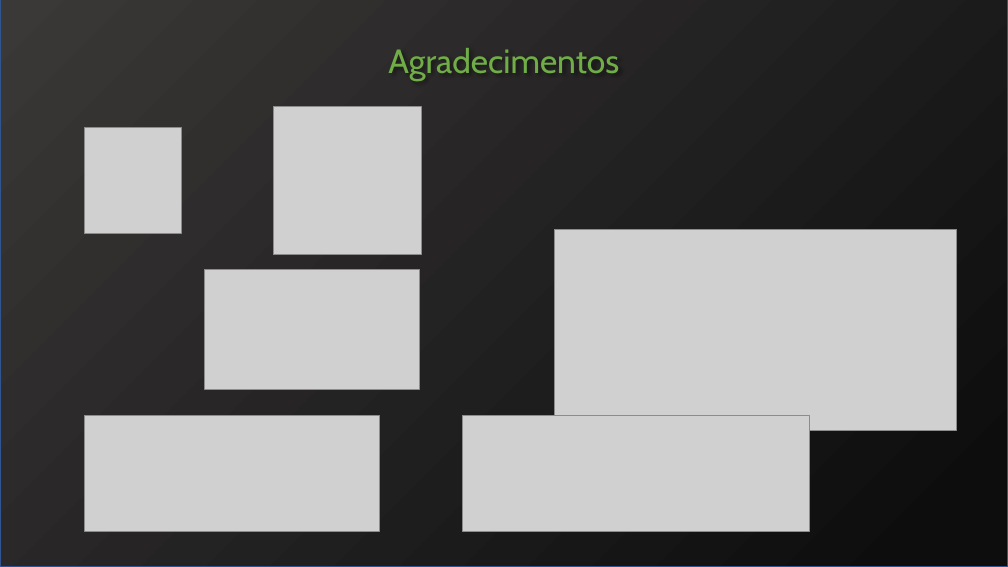
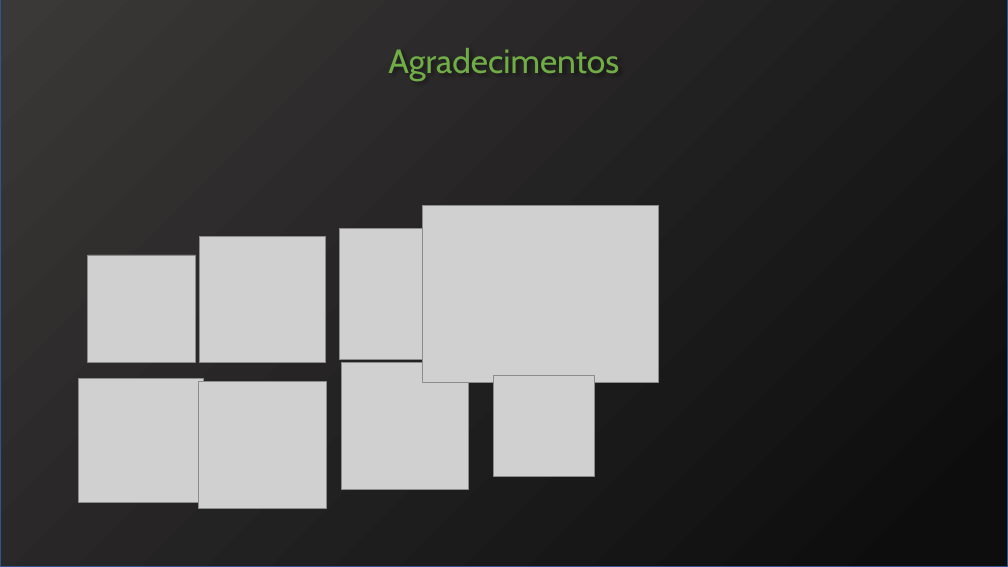
Before and after one commit to SamuelHiroyuki/Scrolls, a slide deck: slide 13 of Documentação/pptx/Apresentação.pptx. Drawn at 1008x567 pixels with LibreOffice and Linux fonts; fonts in the diff are those of the drawing; grey boxes stand for pictures. Boxes give left, top, right and bottom in pixels: in the first picture for what was removed or moved away, otherwise in the second. Text is boxed around its words. In the diff, an @@ line names an element or a change of style, - is before the commit and + after.

```diff
--- a/Documentação/pptx/Apresentação.pptx
+++ b/Documentação/pptx/Apresentação.pptx
@@ picture removed at (273, 107, 421, 255) @@
@@ picture removed at (85, 128, 181, 234) @@
@@ picture added at (422, 205, 658, 382) @@
@@ picture added at (200, 236, 326, 362) @@
@@ picture added at (340, 228, 479, 359) @@
@@ picture removed at (554, 229, 957, 430) @@
@@ picture added at (88, 255, 195, 362) @@
@@ picture removed at (205, 269, 419, 389) @@
@@ picture added at (79, 378, 203, 503) @@
@@ picture added at (198, 381, 326, 509) @@
@@ picture added at (341, 362, 468, 489) @@
@@ picture added at (494, 375, 595, 476) @@
@@ picture removed at (85, 416, 380, 532) @@
@@ picture removed at (462, 416, 810, 532) @@
```
Also in this commit, not shown: 3 other slides changed.
